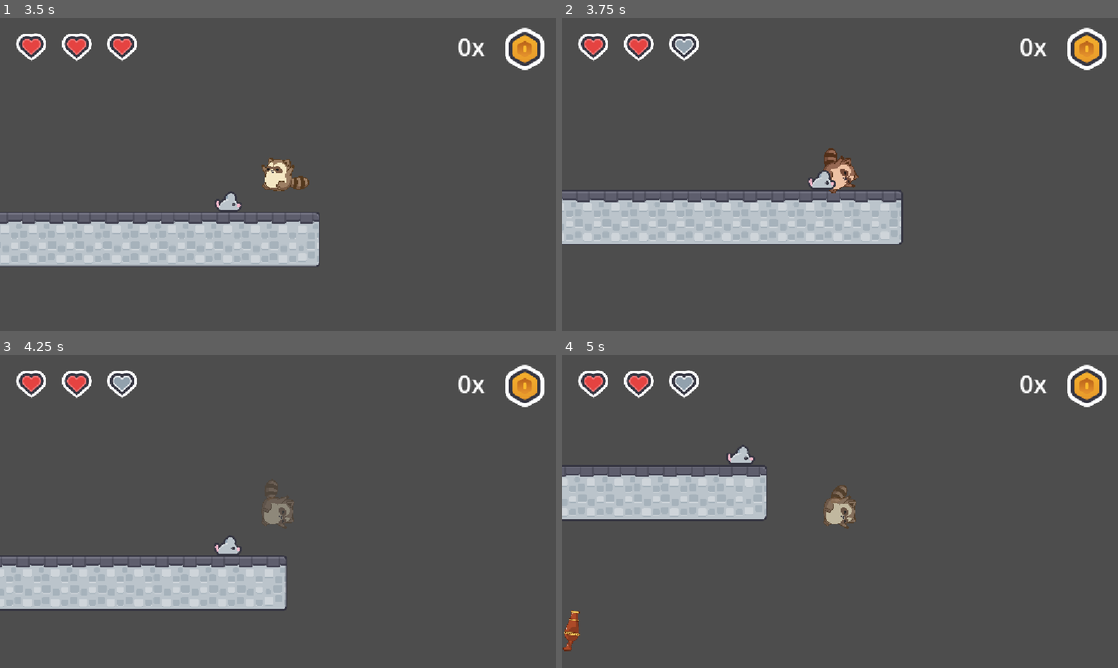
Above: before the commit, frames 1-4 (two rows, left to right).
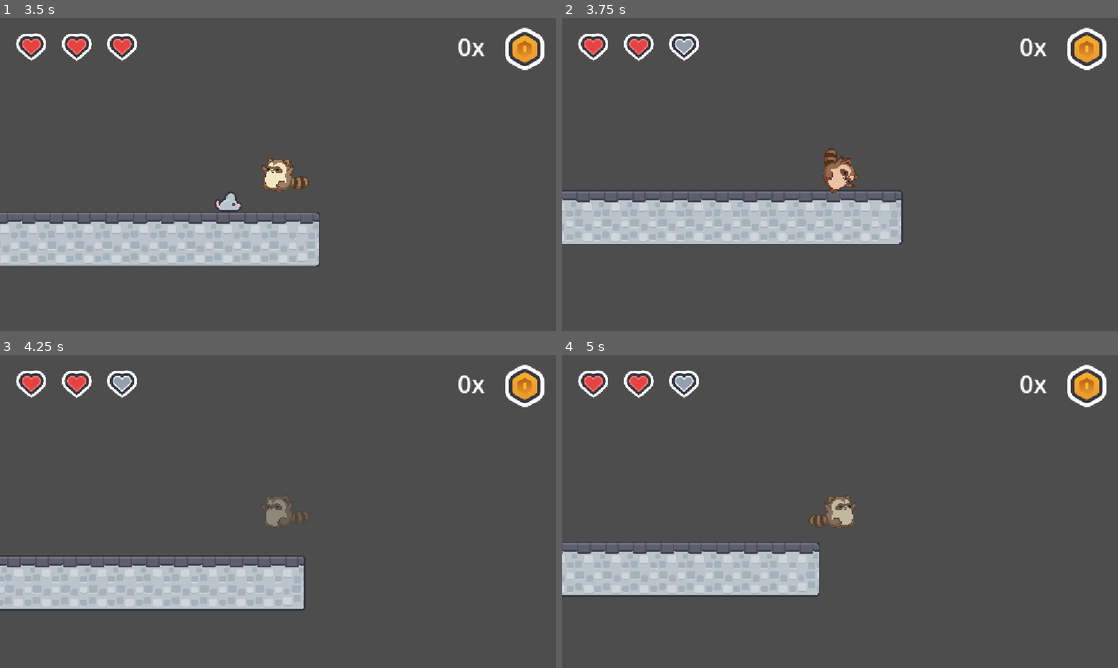
Above: after the commit, the same moments.

Repository: popcar2/WildJam88
Game: Godot game, scene res://Scenes/main.tscn
The game is run twice, just before and just after one commit, with the same random seed, the same clock (stepped at 60 frames per second) and the same inputs.
Inputs:
- Up to frame 1 (3.5 s): hold Right (move_right) 0.53-2.03 s; tap X (dash) every 0.75 s from 0.6 to 2.85 s; tap Space (jump) at 0.77, 1.52, 3.02 s; hold Left (move_left) from 2.03 s (still down)
- Up to frame 2 (3.75 s): keep holding Left (move_left); tap X (dash) at 3.6 s
- Up to frame 3 (4.25 s): keep holding Left (move_left); tap Space (jump) at 3.77 s
- Up to frame 4 (5 s): release Left (move_left) at 4.28 s; hold Right (move_right) from 4.28 s (still down); tap X (dash) at 4.35 s; tap Space (jump) at 4.52 s

Frame 1 is identical in both runs. In frame 2, 0.2% of the frame differs, in the area x 44-50%, y 48-55%; in frame 3, 2.4%; in frame 4, 14%, in the area x 0-53%, y 29-95%.

Commit message:
Mouse Enemy

Diff:
--- a/Scenes/Enemies/Mouse/mouse_enemy.gd
+++ b/Scenes/Enemies/Mouse/mouse_enemy.gd
@@ -30,3 +30,16 @@
 
 	tween = create_tween()
 	tween.set_parallel()
+
+
+func _on_floor_check_area_body_exited(body: Node2D) -> void:
+	if body is TileMapLayer:
+		scale.x *= -1
+		speed *= -1
+
+
+func _on_bounce_area_body_entered(body: Node2D) -> void:
+	if body is Player:
+		if body.get_state() == "Dash":
+			body.set_state("Bounce")
+			queue_free()
--- a/Scenes/Enemies/Mouse/mouse_enemy.tscn
+++ b/Scenes/Enemies/Mouse/mouse_enemy.tscn
@@ -1,10 +1,19 @@
-[gd_scene load_steps=4 format=3 uid="uid://cjjc0vmsnkjux"]
+[gd_scene load_steps=7 format=3 uid="uid://cjjc0vmsnkjux"]
 
 [ext_resource type="Script" uid="uid://bedf3885blmrd" path="res://Scenes/Enemies/Mouse/mouse_enemy.gd" id="1_igwbl"]
 [ext_resource type="Texture2D" uid="uid://xm15huv6gbf2" path="res://Scenes/Enemies/Mouse/mouse_walk_a.png" id="1_uinvy"]
 
 [sub_resource type="RectangleShape2D" id="RectangleShape2D_1t0ib"]
 size = Vector2(77, 43.5)
+
+[sub_resource type="RectangleShape2D" id="RectangleShape2D_igwbl"]
+size = Vector2(8, 20)
+
+[sub_resource type="RectangleShape2D" id="RectangleShape2D_e1esr"]
+size = Vector2(8, 20)
+
+[sub_resource type="RectangleShape2D" id="RectangleShape2D_armof"]
+size = Vector2(77, 20)
 
 [node name="Mouse" type="Area2D"]
 collision_mask = 3
@@ -22,4 +31,29 @@
 position = Vector2(3.5, -22.25)
 shape = SubResource("RectangleShape2D_1t0ib")
 
+[node name="FloorCheckArea" type="Area2D" parent="."]
+
+[node name="CollisionShape2D" type="CollisionShape2D" parent="FloorCheckArea"]
+position = Vector2(46, 0)
+shape = SubResource("RectangleShape2D_igwbl")
+debug_color = Color(1, 0, 0, 0.41960785)
+
+[node name="WallCheckArea" type="Area2D" parent="."]
+position = Vector2(41, -34)
+
+[node name="CollisionShape2D" type="CollisionShape2D" parent="WallCheckArea"]
+position = Vector2(5, 0)
+shape = SubResource("RectangleShape2D_e1esr")
+debug_color = Color(1, 0, 0, 0.41960785)
+
+[node name="BounceArea" type="Area2D" parent="."]
+collision_mask = 2
+
+[node name="CollisionShape2D" type="CollisionShape2D" parent="BounceArea"]
+position = Vector2(3.5, -54)
+shape = SubResource("RectangleShape2D_armof")
+debug_color = Color(0, 0.73946756, 0.23603278, 0.41960785)
+
 [connection signal="body_entered" from="." to="." method="_on_body_entered"]
+[connection signal="body_exited" from="FloorCheckArea" to="." method="_on_floor_check_area_body_exited"]
+[connection signal="body_entered" from="BounceArea" to="." method="_on_bounce_area_body_entered"]
--- a/Scenes/Player/player.gd
+++ b/Scenes/Player/player.gd
@@ -75,6 +75,14 @@
 
 	SceneManager.reset_scene()
 
+## Used when checking state from other entities
+func get_state() -> String:
+	return $StateBot.current_state.name
+
+## Used to force player to bounce
+func set_state(state: String) -> void:
+	$StateBot.switch_to_state(state)
+
 # ----- TWEEN ANIMATIONS -----
 
 func play_jump_animation():
--- a/project.godot
+++ b/project.godot
@@ -72,6 +72,8 @@
 dash={
 "deadzone": 0.2,
 "events": [Object(InputEventKey,"resource_local_to_scene":false,"resource_name":"","device":-1,"window_id":0,"alt_press …(192 unchanged characters)…
+, Object(InputEventKey,"resource_local_to_scene":false,"resource_name":"","device":-1,"window_id":0,"alt_pressed":false,"shift_pressed":false,"ctrl_pressed":false,"meta_pressed":false,"pressed":false,"keycode":0,"physical_keycode":4194322,"key_label":0,"unicode":0,"location":0,"echo":false,"script":null)
+, Object(InputEventKey,"resource_local_to_scene":false,"resource_name":"","device":-1,"window_id":0,"alt_pressed":false,"shift_pressed":false,"ctrl_pressed":false,"meta_pressed":false,"pressed":false,"keycode":0,"physical_keycode":83,"key_label":0,"unicode":115,"location":0,"echo":false,"script":null)
 ]
 }
 
